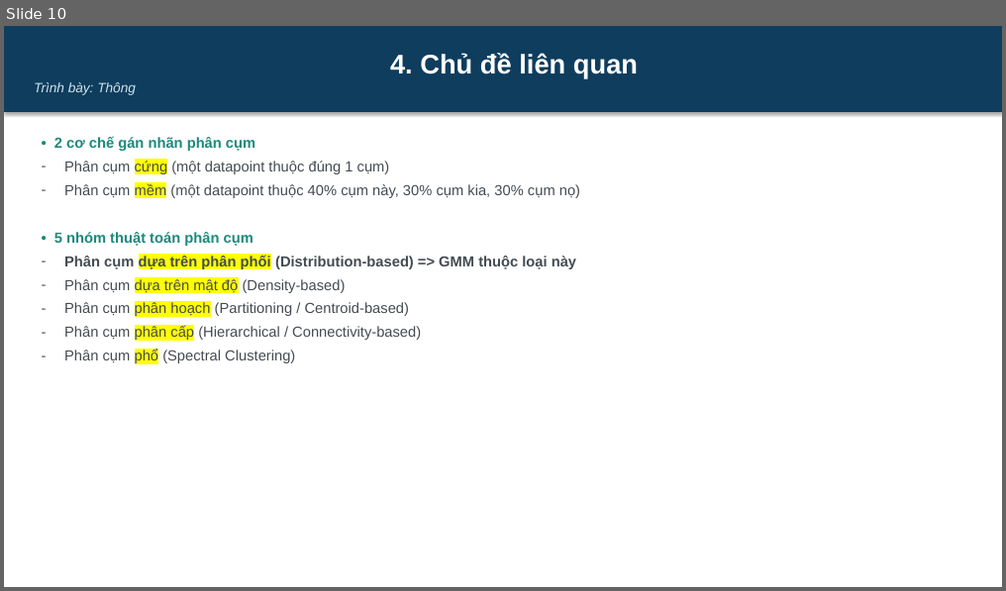
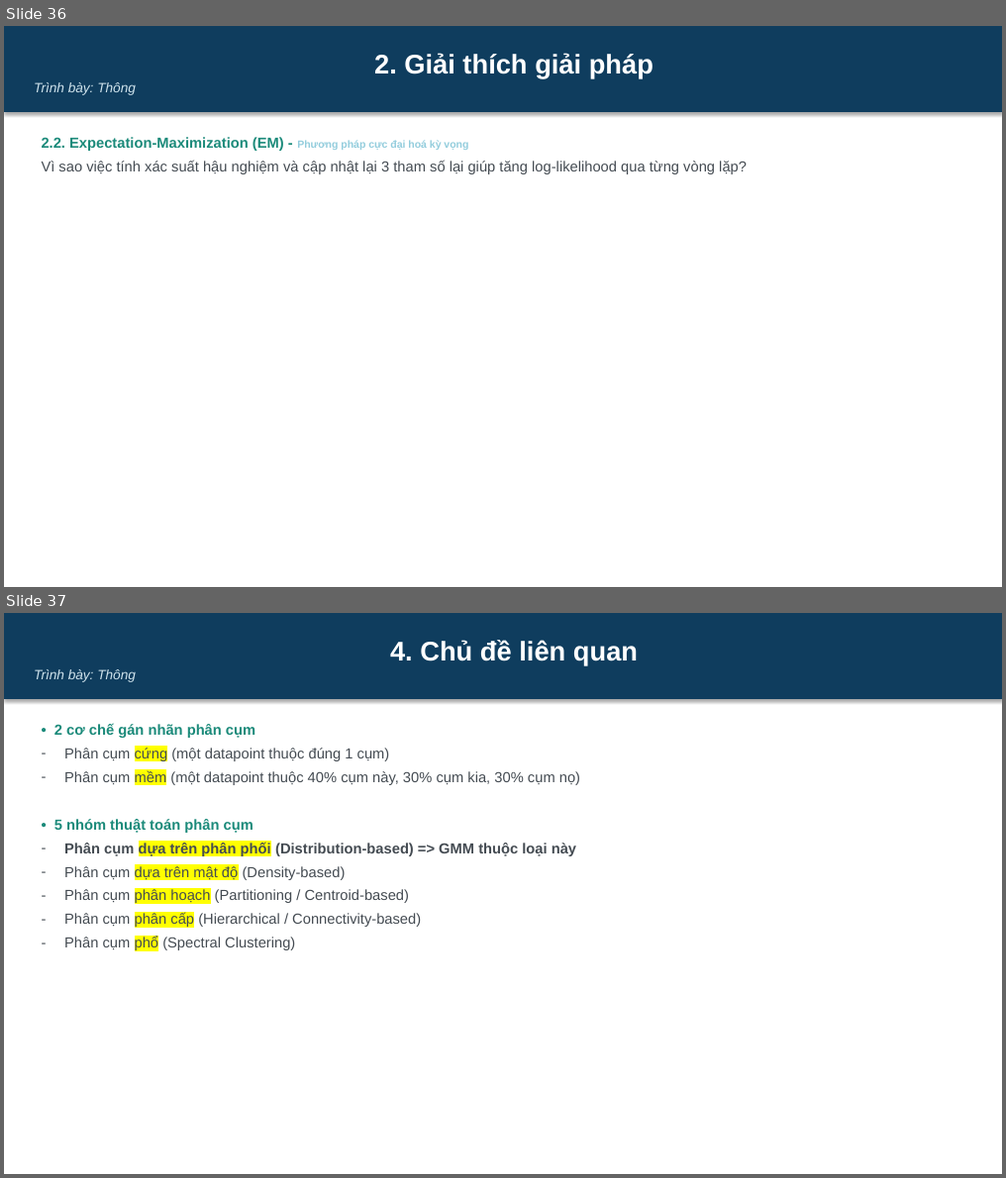
Before and after one commit to dinhdatthong1809/gaussian-mixture-model, a slide deck: Slide.pptx. Shown one above the other, each under a label of ours: slide 10 before the commit, slides 36 and 37 after it. The pictures are 1006x591 and 1006x1178 pixels, drawn with LibreOffice and Linux fonts; fonts in the diff are those of the drawing. Boxes give left, top, right and bottom in pixels: in the first picture for what was removed or moved away, otherwise in the second. Text is boxed around its words. In the diff, an @@ line names an element or a change of style, - is before the commit and + after.

```diff
--- a/Slide.pptx
+++ b/Slide.pptx
@@ slide 36 added at bbox=[4, 26, 1002, 587], background #FFFFFF @@
@@ rectangle added at bbox=[4, 26, 1002, 112], fill #0F3D5E, 26 pt, text #FFFFFF, bold @@
+2. Giải thích giải pháp
+Trình bày: Thông
@@ text added at bbox=[42, 137, 746, 174], 14 pt, text #444B52 @@
+2.2. Expectation-Maximization (EM) - Phương pháp cực đại hoá kỳ vọng
+Vì sao việc tính xác suất hậu nghiệm và cập nhật lại 3 tham số lại giúp tăng log-likelihood qua từng vòng lặp?
@@ what was slide 10 is now slide 37 @@
```
Also in this commit, not shown: 8 slides changed, 28 other slides added, 4 slides removed.
